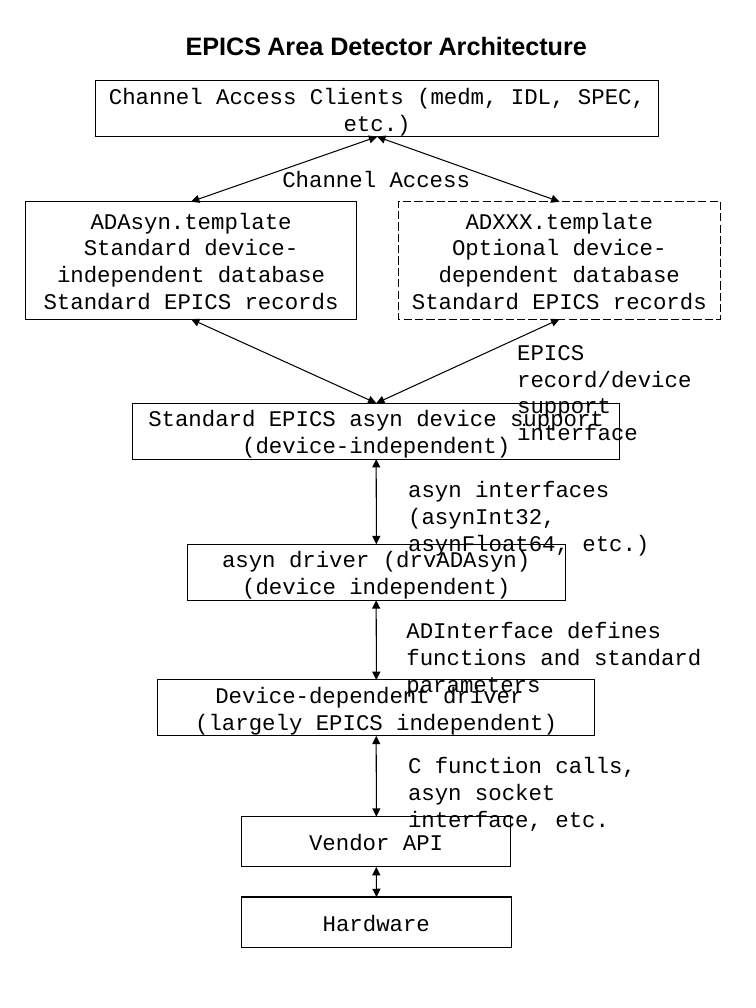
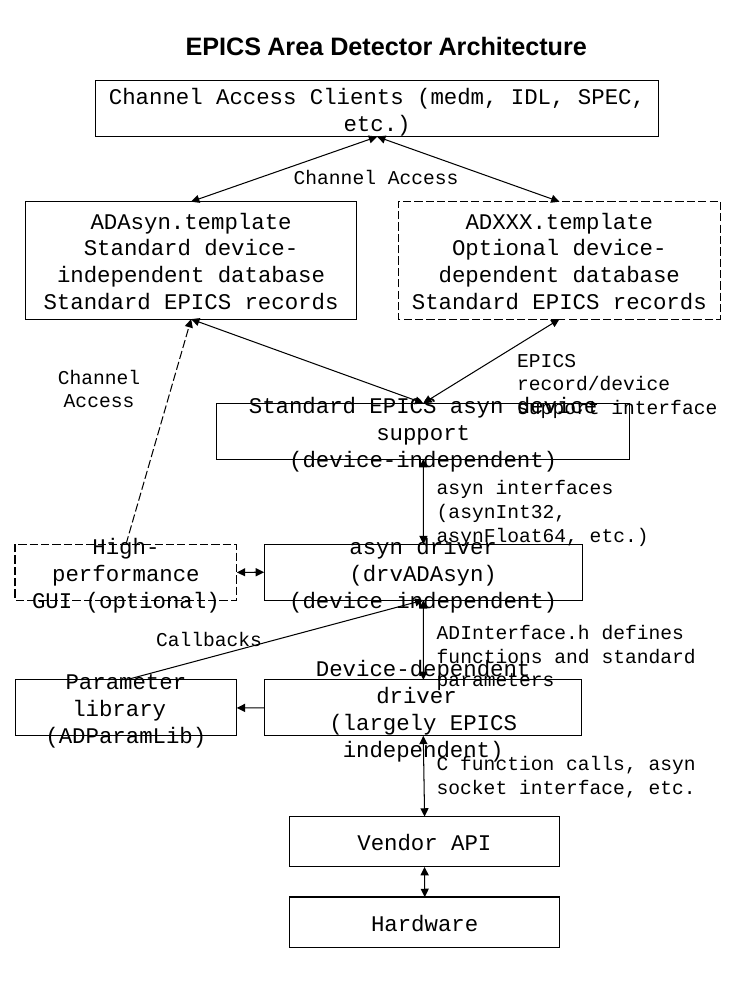
Before and after one commit to areaDetector/ADAndor, a slide deck: slide 1 of documentation/areaDetectorArchitecture.ppt. Drawn at 756x1008 pixels with LibreOffice and Linux fonts; fonts in the diff are those of the drawing. Boxes give left, top, right and bottom in pixels: in the first picture for what was removed or moved away, otherwise in the second. Text is boxed around its words. In the diff, an @@ line names an element or a change of style, - is before the commit and + after.

```diff
--- a/documentation/areaDetectorArchitecture.ppt
+++ b/documentation/areaDetectorArchitecture.ppt
@@ arrow added from (126, 544) to (192, 320), #000000 0.74 pt dashed @@
@@ double arrow moved from (192, 320) - (376, 403) to (192, 320) - (423, 403) @@
@@ double arrow moved from (559, 320) - (376, 403) to (559, 320) - (423, 403) @@
@@ text "EPICS record/device support interface" moved from (x1=517, y1=345, x2=691, y2=447) to (x1=517, y1=354, x2=717, y2=420) @@
@@ text added at (x1=58, y1=370, x2=140, y2=408), 14 pt, text #000000 @@
+Channel Access
@@ rectangle "Standard EPICS asyn device support ..." resized from (x1=133, y1=403, x2=620, y2=460) to (x1=217, y1=403, x2=630, y2=460) @@
@@ size 16 to 14 pt; less space between paragraphs in 4 elements at (x1=294, y1=170, x2=459, y2=185), (x1=517, y1=354, x2=717, y2=420), (x1=437, y1=756, x2=696, y2=798), (x1=437, y1=481, x2=649, y2=548) @@
@@ text "asyn interfaces (asynInt32, asynFloat64, etc.)" moved from (x1=408, y1=481, x2=649, y2=558) to (x1=437, y1=481, x2=649, y2=548) @@
@@ rectangle "asyn driver (drvADAsyn) (device independent)" resized from (x1=187, y1=544, x2=565, y2=601) to (x1=264, y1=544, x2=583, y2=601) @@
@@ rectangle added at (x1=15, y1=544, x2=237, y2=601), outline #000000 0.74 pt dashed, 16 pt, text #000000 @@
+High-performance
+GUI (optional)
@@ double arrow added from (264, 573) to (237, 573), #000000 0.74 pt @@
@@ arrow added from (126, 679) to (423, 600), #000000 0.74 pt @@
@@ text at (x1=437, y1=625, x2=696, y2=692): text changed; size 16 to 14 pt @@
-ADInterface defines functions and standard parameters
+ADInterface.h defines functions and standard parameters
@@ text added at (x1=156, y1=632, x2=262, y2=652), 14 pt, text #000000 @@
+Callbacks
@@ rectangle added at (x1=15, y1=679, x2=237, y2=736), outline #000000 0.74 pt, 16 pt, text #000000 @@
+Parameter library
+(ADParamLib)
@@ rectangle "Device-dependent driver (largely EPICS independent)" resized from (x1=158, y1=679, x2=595, y2=736) to (x1=264, y1=679, x2=582, y2=736) @@
@@ arrow added from (264, 708) to (237, 708), #000000 0.74 pt @@
@@ 3 double arrows moved together from (x1=376, y1=460, x2=376, y2=816) to (x1=423, y1=460, x2=424, y2=816) @@
@@ text "C function calls, asyn socket ..." moved from (x1=408, y1=757, x2=635, y2=833) to (x1=437, y1=756, x2=696, y2=798) @@
@@ 2 rectangles, 1 double arrow moved together from (x1=241, y1=816, x2=512, y2=948) to (x1=289, y1=816, x2=560, y2=948) @@
```
Also in this commit, not shown: 1 other file.
